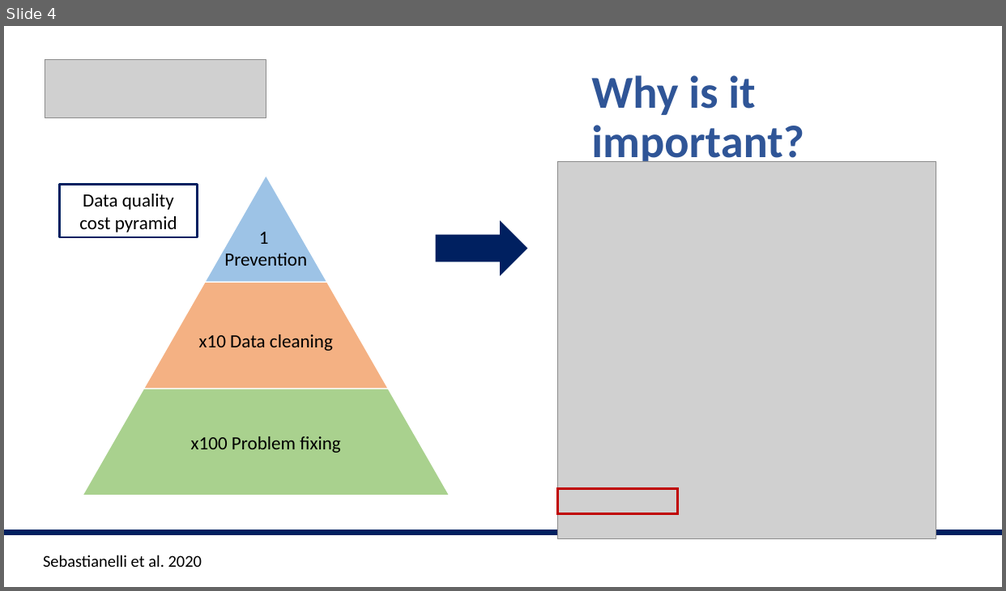
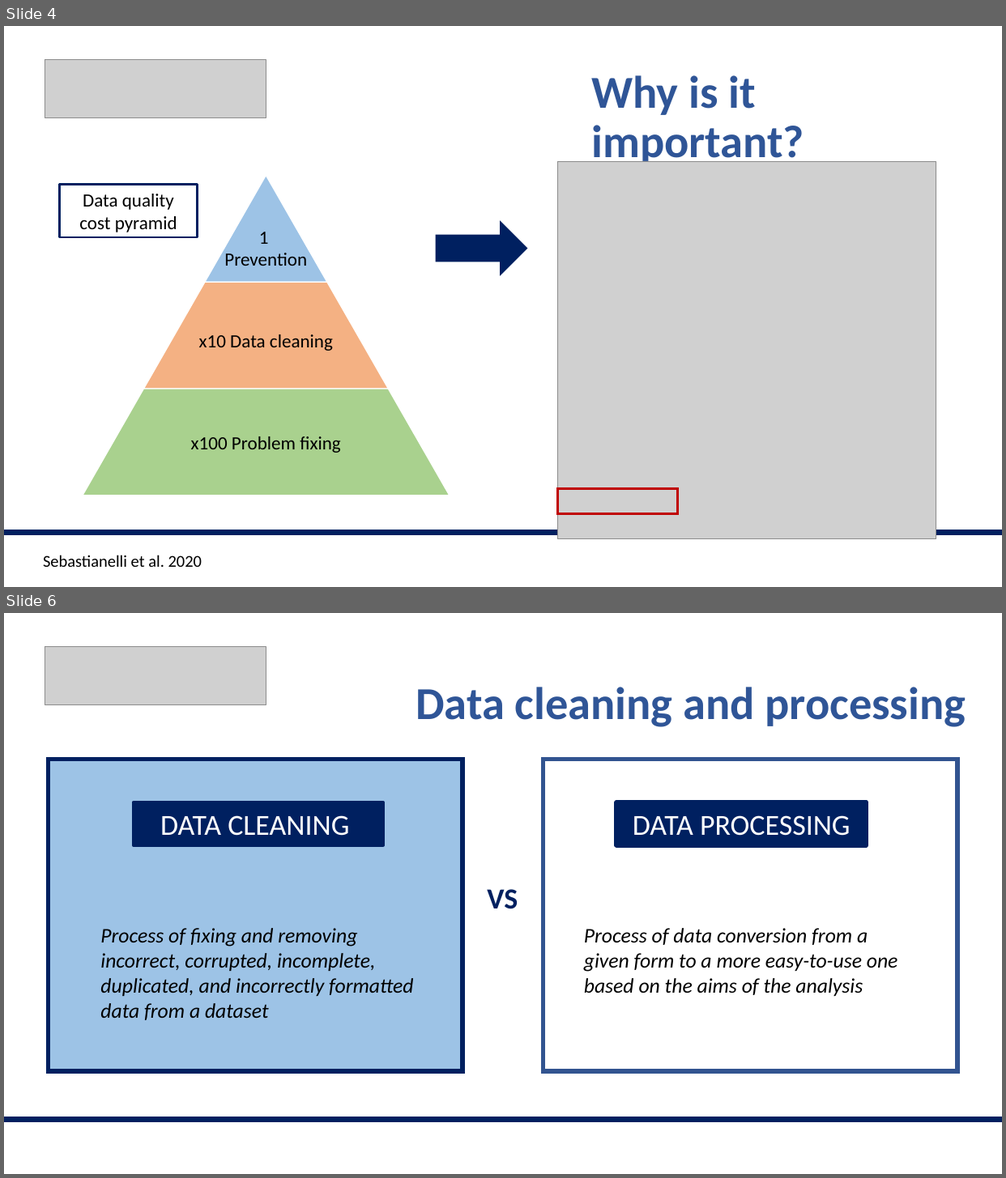
Before and after one commit to valegiunchiglia/2022-Module3-ImperialCollege, a slide deck: Day2/Day2.pptx. Shown one above the other, each under a label of ours: slide 4 before the commit, slides 4 and 6 after it; the slides between them are not shown. The pictures are 1006x591 and 1006x1178 pixels, drawn with LibreOffice and Linux fonts; fonts in the diff are those of the drawing; grey boxes stand for pictures. Boxes give left, top, right and bottom in pixels: in the first picture for what was removed or moved away, otherwise in the second. Text is boxed around its words. In the diff, an @@ line names an element or a change of style, - is before the commit and + after.

```diff
--- a/Day2/Day2.pptx
+++ b/Day2/Day2.pptx
@@ slide 6 added at [4, 613, 1002, 1174], background #FFFFFF @@
@@ picture added at [45, 647, 266, 705] @@
@@ text added at [415, 687, 965, 727], 44 pt, text #2F5597, bold @@
+Data cleaning and processing
@@ rectangle added at [49, 759, 463, 1072], fill #9DC3E6, outline #002060 4.5 pt @@
@@ rectangle added at [543, 759, 957, 1072], outline #325491 4.5 pt @@
@@ rectangle added at [134, 803, 384, 845], fill #002060, outline #002060 3 pt, 28 pt, text #FFFFFF @@
+DATA CLEANING
@@ rectangle added at [616, 803, 867, 845], fill #002060, outline #002060 4.5 pt, 28 pt, text #FFFFFF @@
+DATA PROCESSING
@@ text added at [487, 889, 518, 909], 28 pt, text #002060, bold @@
+VS
@@ text added at [100, 928, 414, 1020], 20 pt, text #000000, italic @@
+Process of fixing and removing incorrect, corrupted, incomplete, duplicated, and incorrectly formatted data from a dataset
@@ text added at [584, 928, 898, 996], 20 pt, text #000000, italic @@
+Process of data conversion from a given form to a more easy-to-use one based on the aims of the analysis
@@ line added from (4, 1120) to (1002, 1120), #002060 6 pt @@
```
Also in this commit, not shown: 2 slides changed, 1 other file.
